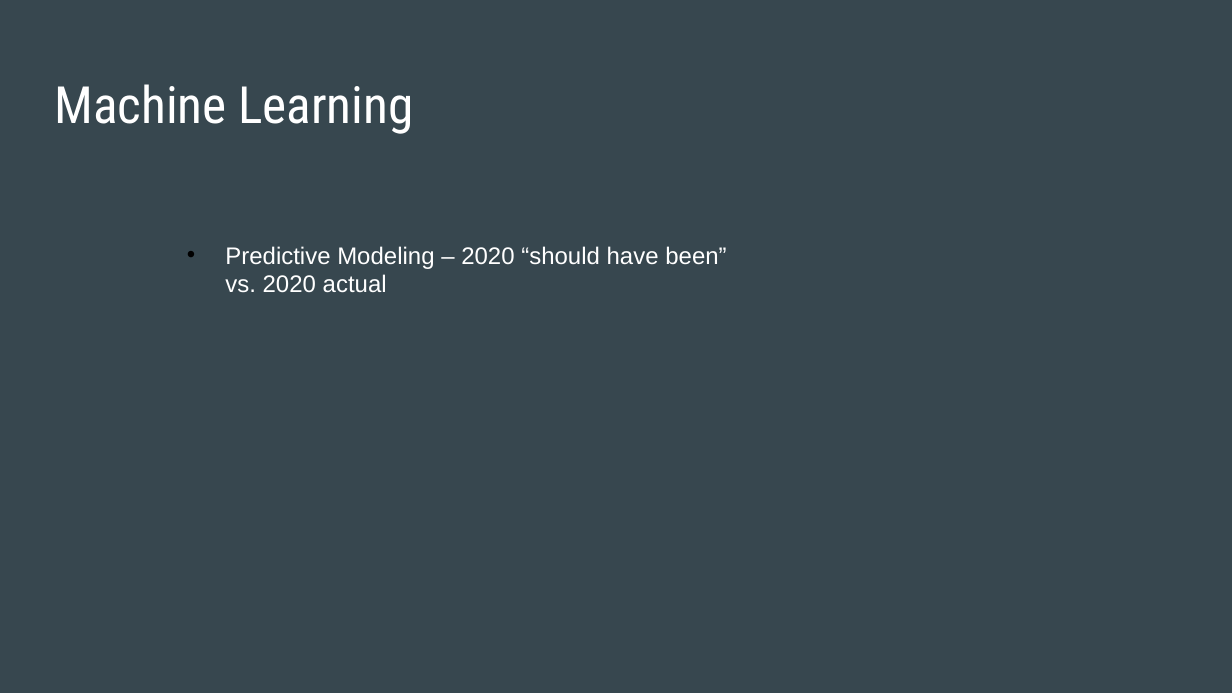
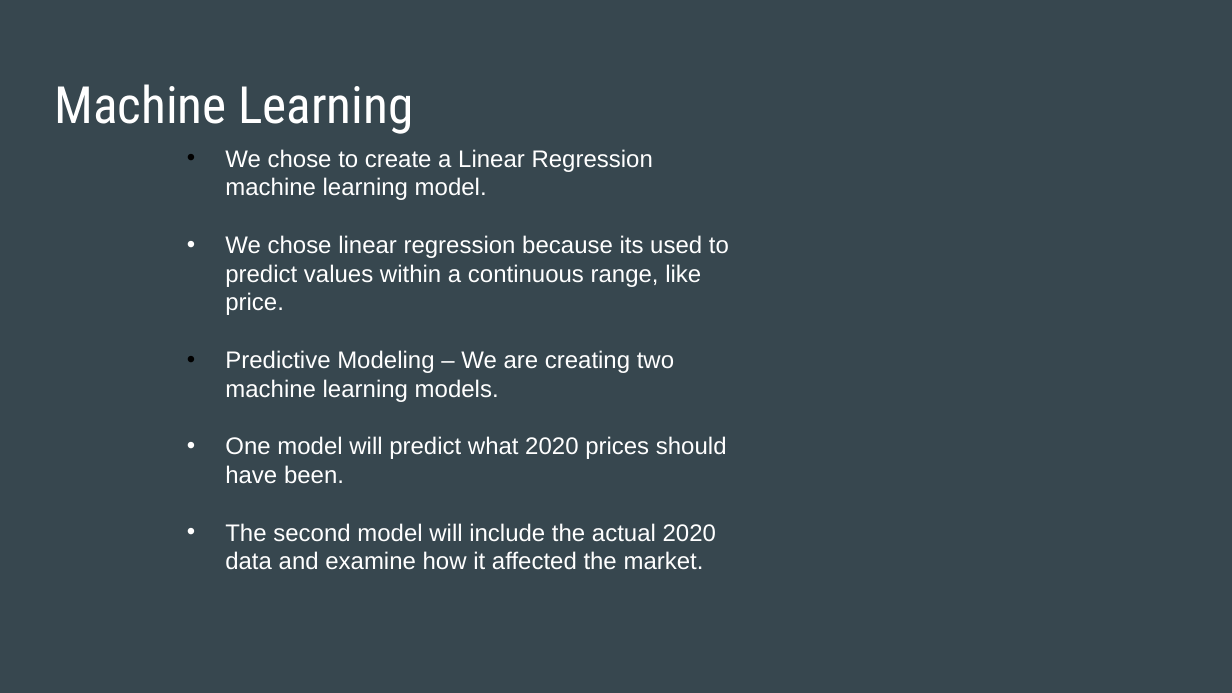
Before and after one commit to Jopinson/COVID19_Property_Pandemic, a slide deck: slide 16 of reports/PresentationSlides 2.0.pptx (slide 11 before the commit). Drawn at 1232x693 pixels with LibreOffice and Linux fonts; fonts in the diff are those of the drawing. Boxes give left, top, right and bottom in pixels: in the first picture for what was removed or moved away, otherwise in the second. Text is boxed around its words. In the diff, an @@ line names an element or a change of style, - is before the commit and + after.

```diff
--- a/reports/PresentationSlides 2.0.pptx
+++ b/reports/PresentationSlides 2.0.pptx
@@ text added at [225,149,729,570], 14 pt, text #FFFFFF @@
+• We chose to create a Linear Regression machine learning model.
+• We chose linear regression because its used to predict values within a continuous range, like price.
+• Predictive Modeling – We are creating two machine learning models.
+• One model will predict what 2020 prices should have been.
+• The second model will include the actual 2020 data and examine how it affected the market.
@@ text removed at [225,246,726,293] @@
-• Predictive Modeling – 2020 “should have been” vs. 2020 actual
@@ text added at [629,436,766,446], 18 pt, text #37474F @@
+Advanced projects
```
Also in this commit, not shown: 7 other slides changed, 5 slides added.
